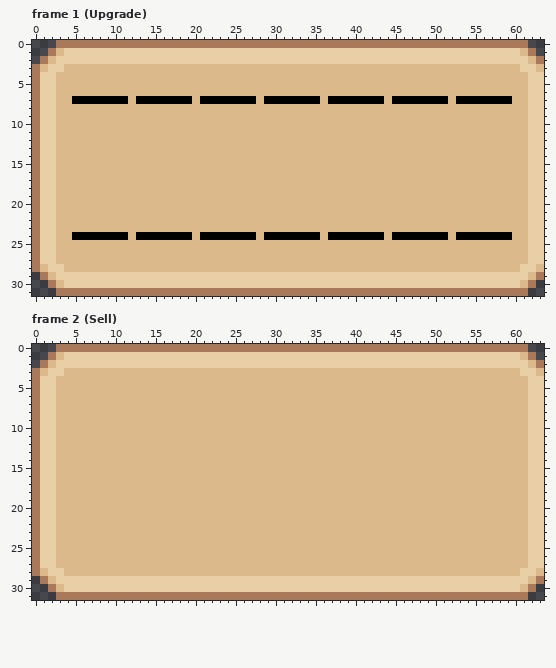
A pixel-art file gets an edit: Aseprite/Button.aseprite. Above is the file before it was changed.
64x32 pixels, 3 frames. Shown: frame 1 (Upgrade), frame 2 (Sell). The commit also changed other frames, which this record leaves out.
Once edited:
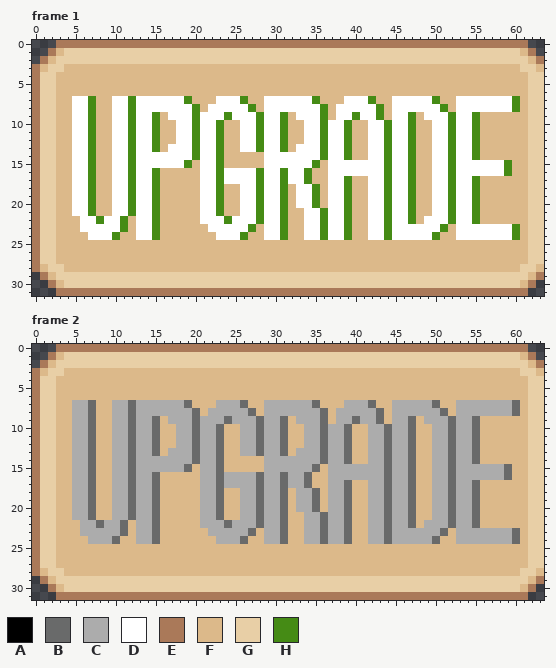
Palette (. is transparent): A #000000  B #696a6a  C #acacac  D #ffffff  E #aa7959  F #dcb98a  G #e8cfa6  H #458b15
Diff:
Changed rows in their new state; - is an unchanged pixel.
Frame 1, layer "Text":
first column x 5:
 7 DDHFFDDHDDDDDDH-FFDDDHF-DDDDDDH-FFDDDHF-DDDDDHF-DDDDDDDH
 8 DDH--DDHDDDDDDDH-DDDDDH-DDDDDDDH-DDDDDH-DDDDDDH-DDDDDDDH
 9 DDH--DDHDDH-DDDHDDDHDDDHDDH-DDDH-DDHDDH-DDH-DDDHDDH-----
10 DDH--DDHDDH--DDHDDH--DDHDDH--DDHDDH--DDHDDH--DDHDDH-----
11 DDH--DDHDDH--DDHDDH--DDHDDH--DDHDDH--DDHDDH--DDHDDH-----
12 DDH--DDHDDH--DDHDDH--DDHDDH--DDHDDH--DDHDDH--DDHDDH-----
13 DDH--DDHDDH-DDDHDDH--DDHDDH-DDDHDDH--DDHDDH--DDHDDH-----
14 DDH--DDHDDDDDDDHDDH-----DDDDDDDHDDH--DDHDDH--DDHDDH-----
15 DDH--DDHDDDDDDH-DDH-----DDDDDDH-DDDDDDDHDDH--DDHDDDDDDH-
16 DDH--DDHDDH-----DDHDDDDHDDHDDH--DDDDDDDHDDH--DDHDDDDDDH-
17 DDH--DDHDDH-----DDHDDDDHDDHDDH--DDH--DDHDDH--DDHDDH-----
18 DDH--DDHDDH-----DDH--DDHDDH-DDH-DDH--DDHDDH--DDHDDH-----
19 DDH--DDHDDH-----DDH--DDHDDH-DDH-DDH--DDHDDH--DDHDDH-----
20 DDH--DDHDDH-----DDH--DDHDDH-DDH-DDH--DDHDDH--DDHDDH-----
21 DDH--DDHDDH-----DDH--DDHDDH--DDHDDH--DDHDDH--DDHDDH-----
22 -DDHDDH-DDH-----DDDHDDDHDDH--DDHDDH--DDHDDH-DDDHDDH-----
23 -DDDDDH-DDH------DDDDDH-DDH--DDHDDH--DDHDDDDDDH-DDDDDDDH
24 FFDDDHF-DDHFFFF-FFDDDHF-DDHFFDDHDDHFFDDHDDDDDHF-DDDDDDDH
Frame 2, layer "Text":
first column x 5:
 7 CCB--CCBCCCCCCB---CCCB--CCCCCCB---CCCB--CCCCCB--CCCCCCCB
 8 CCB--CCBCCCCCCCB-CCCCCB-CCCCCCCB-CCCCCB-CCCCCCB-CCCCCCCB
 9 CCB--CCBCCB-CCCBCCCBCCCBCCB-CCCB-CCBCCB-CCB-CCCBCCB-----
10 CCB--CCBCCB--CCBCCB--CCBCCB--CCBCCB--CCBCCB--CCBCCB-----
11 CCB--CCBCCB--CCBCCB--CCBCCB--CCBCCB--CCBCCB--CCBCCB-----
12 CCB--CCBCCB--CCBCCB--CCBCCB--CCBCCB--CCBCCB--CCBCCB-----
13 CCB--CCBCCB-CCCBCCB--CCBCCB-CCCBCCB--CCBCCB--CCBCCB-----
14 CCB--CCBCCCCCCCBCCB-----CCCCCCCBCCB--CCBCCB--CCBCCB-----
15 CCB--CCBCCCCCCB-CCB-----CCCCCCB-CCCCCCCBCCB--CCBCCCCCCB-
16 CCB--CCBCCB-----CCBCCCCBCCBCCB--CCCCCCCBCCB--CCBCCCCCCB-
17 CCB--CCBCCB-----CCBCCCCBCCBCCB--CCB--CCBCCB--CCBCCB-----
18 CCB--CCBCCB-----CCB--CCBCCB-CCB-CCB--CCBCCB--CCBCCB-----
19 CCB--CCBCCB-----CCB--CCBCCB-CCB-CCB--CCBCCB--CCBCCB-----
20 CCB--CCBCCB-----CCB--CCBCCB-CCB-CCB--CCBCCB--CCBCCB-----
21 CCB--CCBCCB-----CCB--CCBCCB--CCBCCB--CCBCCB--CCBCCB-----
22 -CCBCCB-CCB-----CCCBCCCBCCB--CCBCCB--CCBCCB-CCCBCCB-----
23 -CCCCCB-CCB------CCCCCB-CCB--CCBCCB--CCBCCCCCCB-CCCCCCCB
24 --CCCB--CCB-------CCCB--CCB--CCBCCB--CCBCCCCCB--CCCCCCCB
Pixel boxes of the changes (left, top, right, bottom) in both pictures:
changed: (72, 96, 520, 240)
changed: (72, 400, 520, 544)
